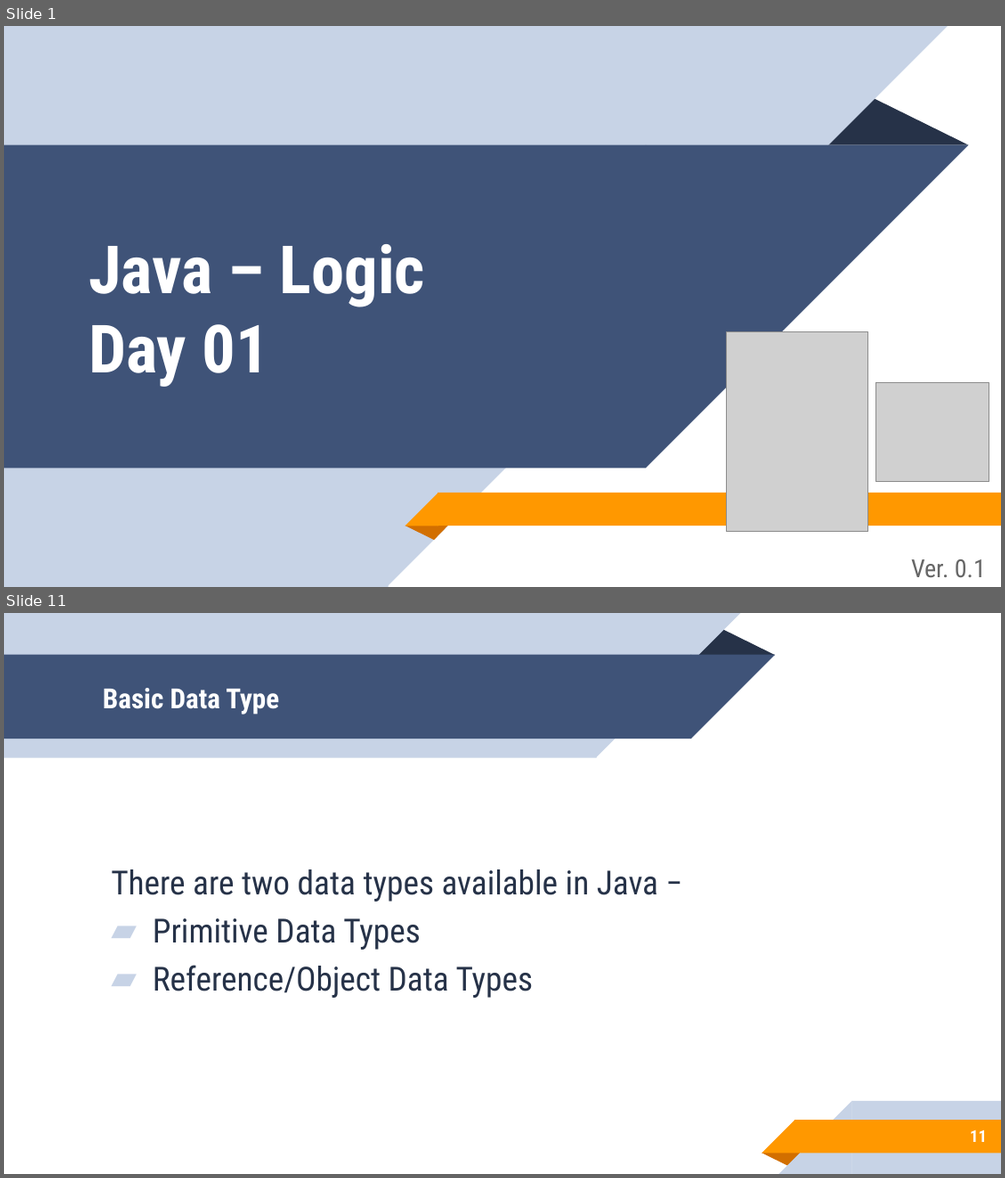
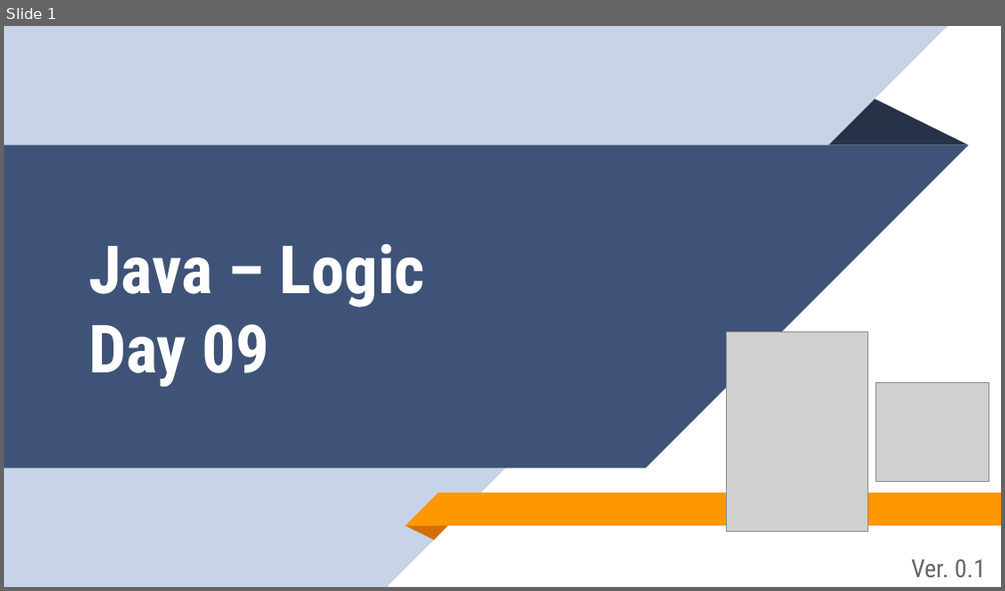
Before and after one commit to aronipurwanto/materi-xa, a slide deck: java/java-logic/Slide-Java-Logic-09.pptx. Shown one above the other, each under a label of ours: slides 1 and 11 before the commit, slide 1 after it; the slides between them are not shown. The pictures are 1005x1178 and 1005x591 pixels, drawn with LibreOffice and Linux fonts; fonts in the diff are those of the drawing; grey boxes stand for pictures. Boxes give left, top, right and bottom in pixels: in the first picture for what was removed or moved away, otherwise in the second. Text is boxed around its words. In the diff, an @@ line names an element or a change of style, - is before the commit and + after.

Commit message:
update materi logic

```diff
--- a/java/java-logic/Slide-Java-Logic-09.pptx
+++ b/java/java-logic/Slide-Java-Logic-09.pptx
@@ slide 11 removed at <box>4,613,1001,1174</box>, background #FFFFFF @@
@@ group removed at <box>4,613,775,757</box>: 2 rectangles, 2 right triangles, 1 triangle @@
@@ title removed at <box>103,688,279,714</box> @@
-Basic Data Type
@@ text removed at <box>111,869,658,997</box> @@
-There are two data types available in Java −
-▰ Primitive Data Types
-▰ Reference/Object Data Types
@@ group removed at <box>761,1101,1001,1173</box>: 2 rectangles, 2 right triangles, 1 triangle @@
@@ page number removed at <box>970,1130,987,1142</box> @@
-11
@@ slide 1 changed as well @@
@@ title at <box>89,244,425,386</box>: text changed @@
-Java – Logic
-Day 01
+Java – Logic
+Day 09
```
Also in this commit, not shown: 5 other slides changed, 2 slides added, 20 other slides removed, 2 other files.
